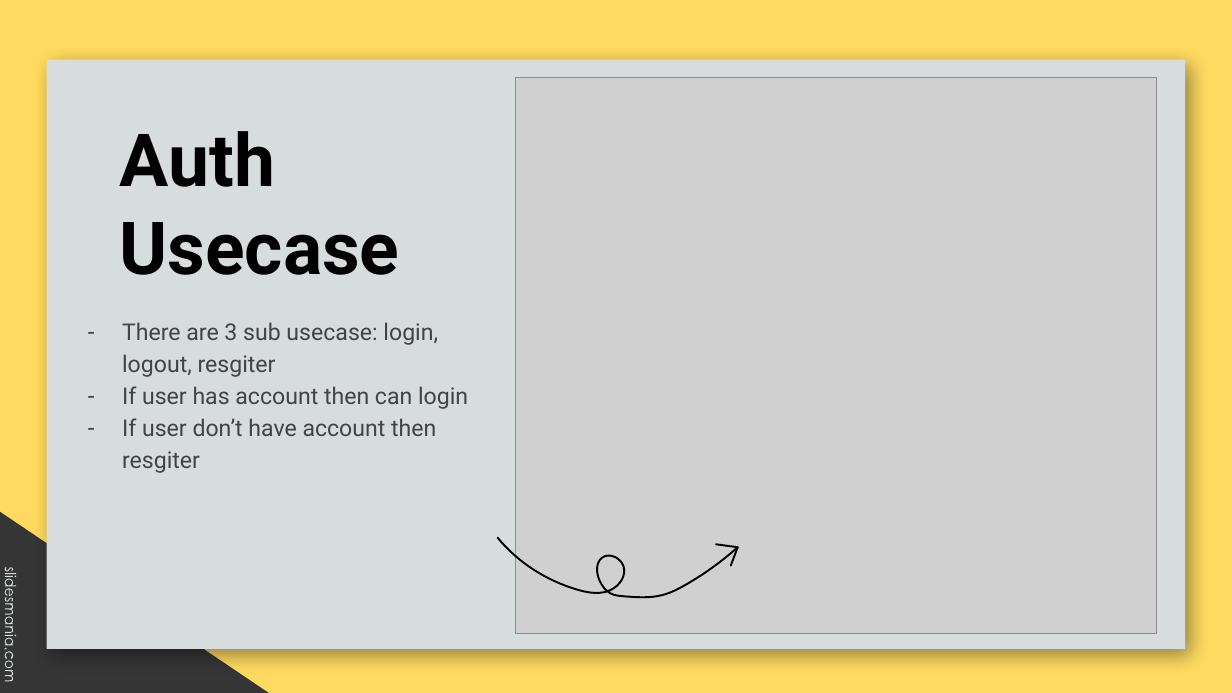
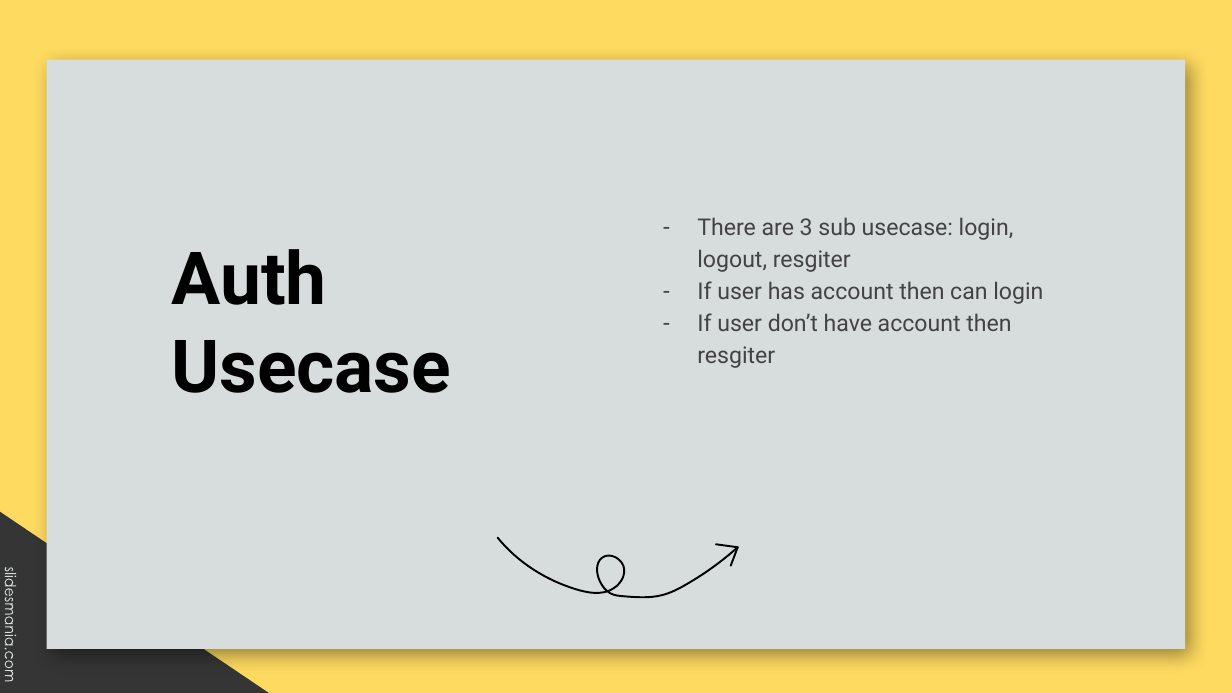
Before and after one commit to evmosss/Qt-DuoiHinhBatChu, a slide deck: slide 19 of report/report.pptx (slide 13 before the commit). Drawn at 1232x693 pixels with LibreOffice and Linux fonts; fonts in the diff are those of the drawing; grey boxes stand for pictures; background and template pictures are left out. Boxes give left, top, right and bottom in pixels: in the first picture for what was removed or moved away, otherwise in the second. Text is boxed around its words. In the diff, an @@ line names an element or a change of style, - is before the commit and + after.

```diff
--- a/report/report.pptx
+++ b/report/report.pptx
@@ picture removed at [516, 78, 1157, 634] @@
@@ text "There are 3 sub usecase: ...": place and size @@
-text "There are 3 sub usecase: ..." at [122, 322, 468, 473]
+text "There are 3 sub usecase: ..." at [697, 217, 1043, 368]
@@ title "Auth Usecase": place and size @@
-title "Auth Usecase" at [120, 131, 400, 275]
+title "Auth Usecase" at [171, 249, 451, 393]
```
Also in this commit, not shown: 14 other slides changed, 8 slides added, 10 slides removed, 7 other files.
